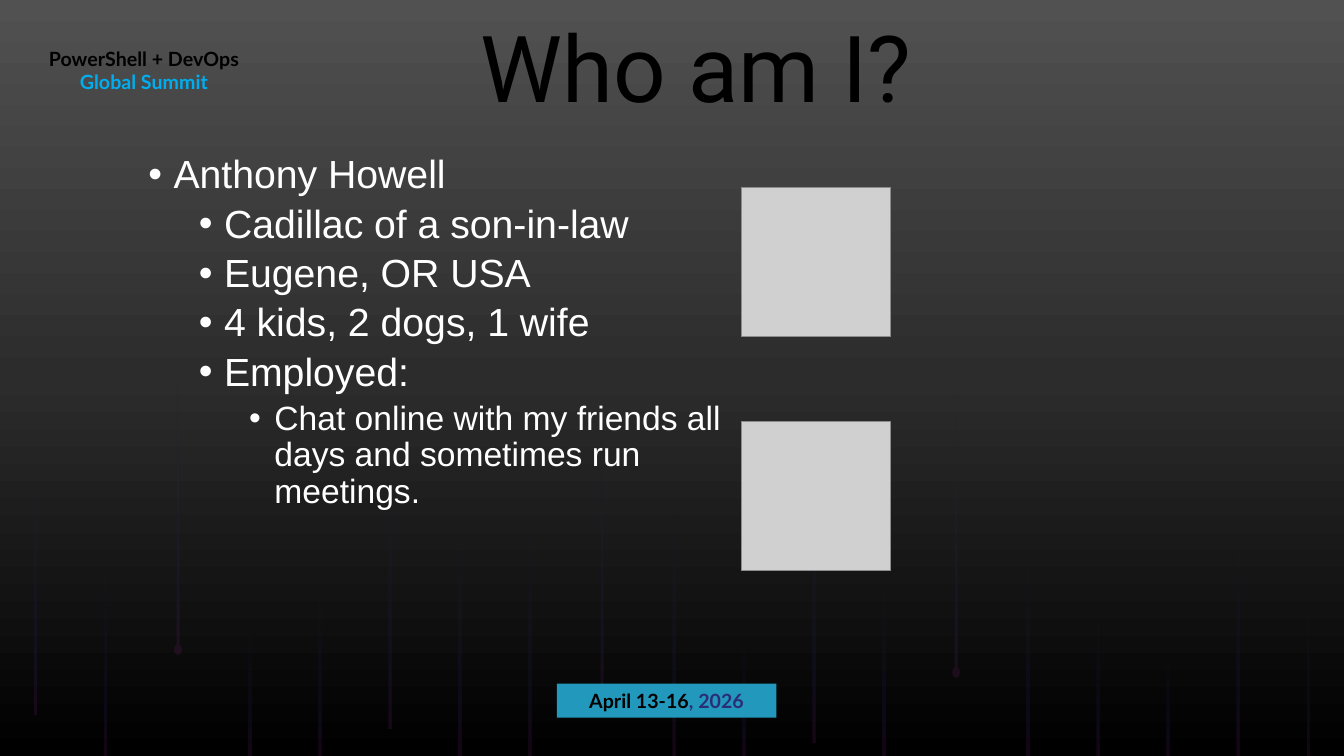
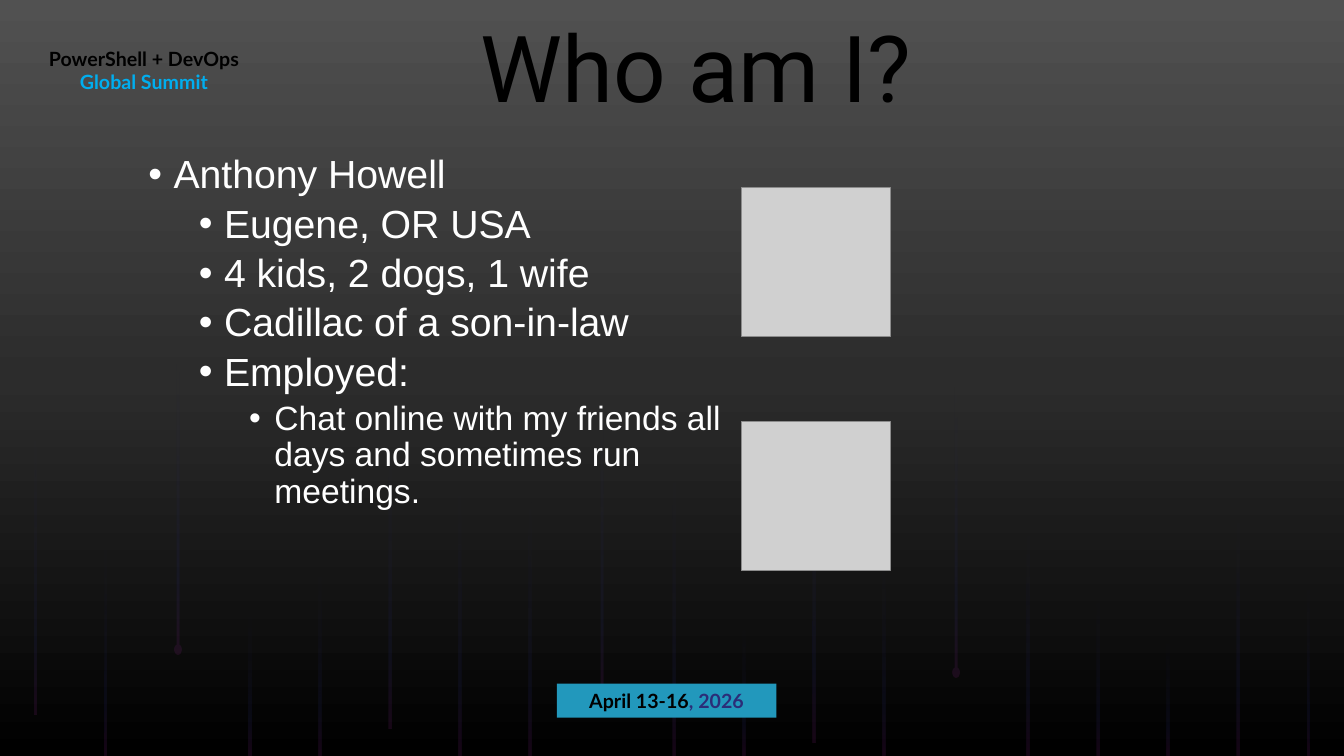
Before and after one commit to ThePoShWolf/Sessions, a slide deck: slide 4 of 2026-04-14 - PSCustomObject[] vs Hashtables/PowerShell Summit 2026 - PSCustomObjects vs Hashtables.pptx. Drawn at 1344x756 pixels with LibreOffice and Linux fonts; fonts in the diff are those of the drawing; grey boxes stand for pictures; background and template pictures are left out. Boxes give left, top, right and bottom in pixels: in the first picture for what was removed or moved away, otherwise in the second. Text is boxed around its words. In the diff, an @@ line names an element or a change of style, - is before the commit and + after.

```diff
--- a/2026-04-14 - PSCustomObject[] vs Hashtables/PowerShell Summit 2026 - PSCustomObjects vs Hashtables.pptx
+++ b/2026-04-14 - PSCustomObject[] vs Hashtables/PowerShell Summit 2026 - PSCustomObjects vs Hashtables.pptx
@@ text at box(224, 209, 628, 239): paragraph removed @@
-  • Cadillac of a son-in-law
@@ text at box(224, 307, 628, 337): paragraph added @@
+  • Cadillac of a son-in-law
```
Also in this commit, not shown: 2 other slides changed.
